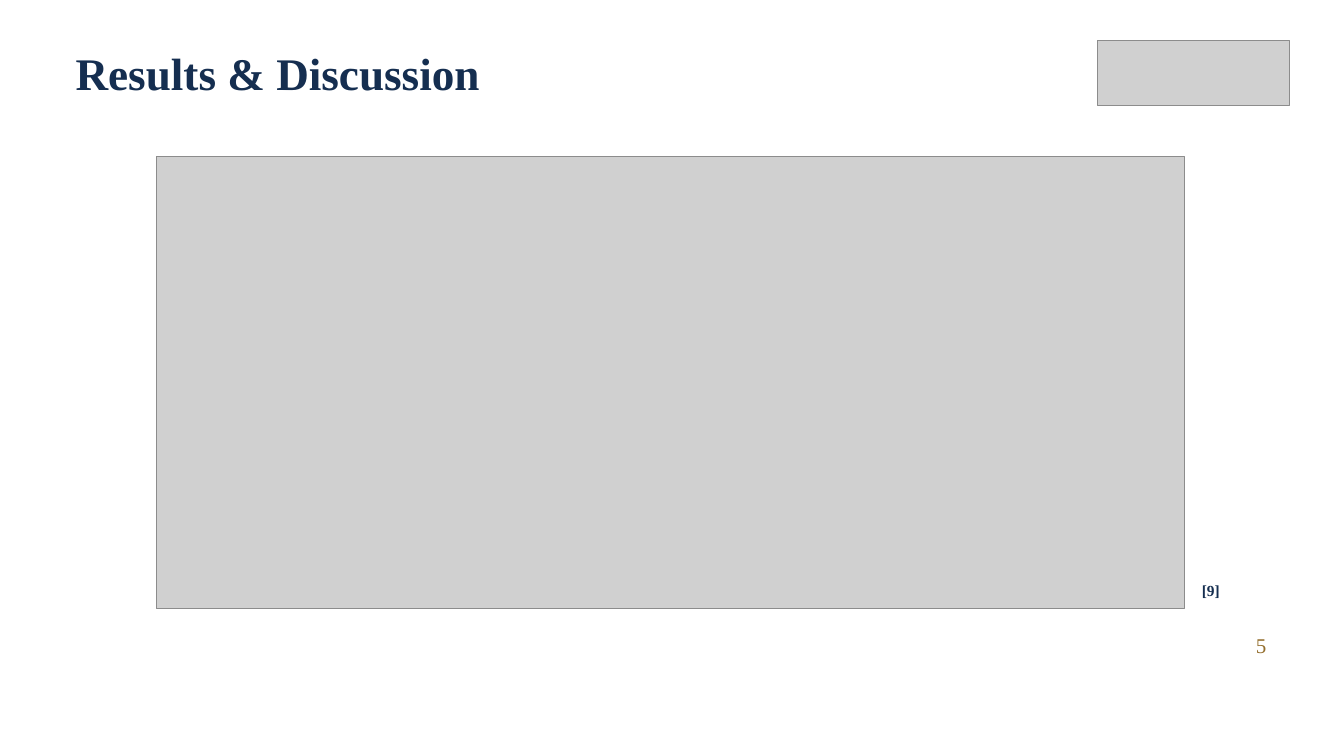
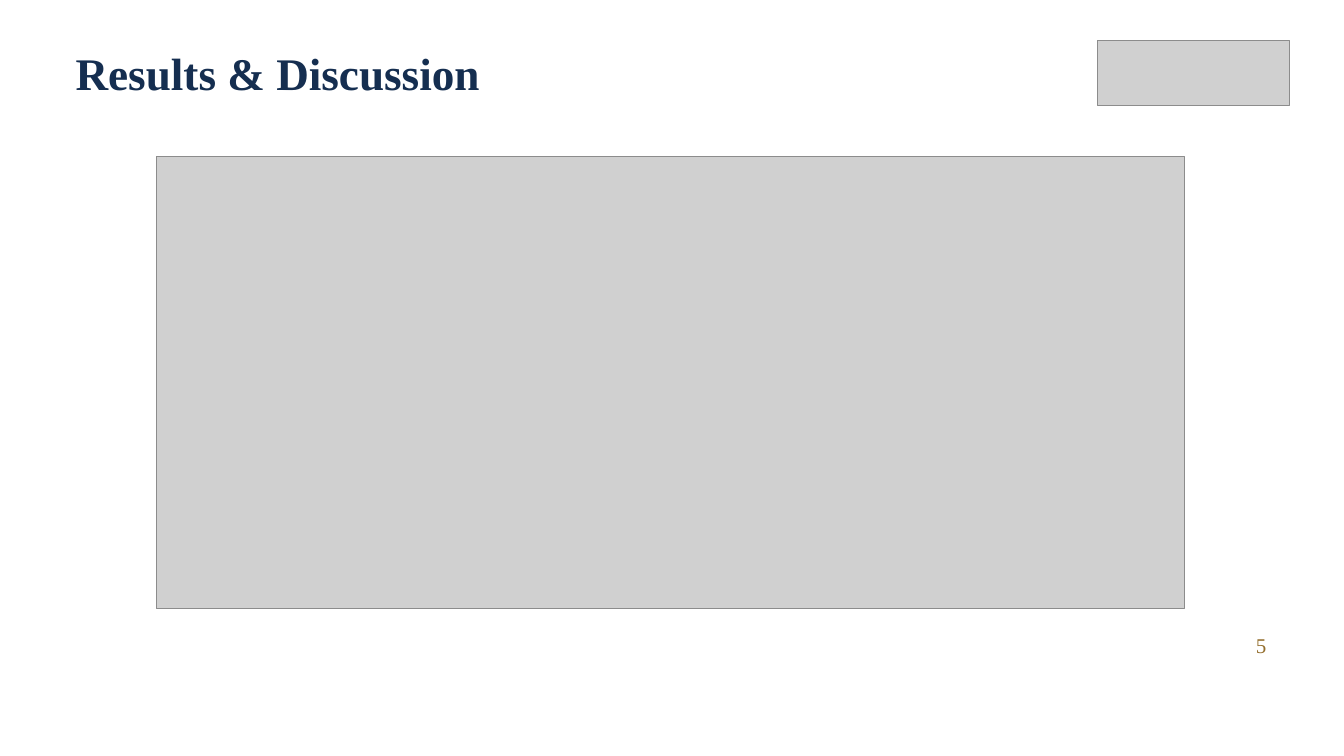
Before and after one commit to prdai/sfia-structured-skill-extraction, a slide deck: slide 5 of talk/deck/ICAC2026_564.pptx. Drawn at 1344x756 pixels with LibreOffice and Linux fonts; fonts in the diff are those of the drawing; grey boxes stand for pictures; background and template pictures are left out. Boxes give left, top, right and bottom in pixels: in the first picture for what was removed or moved away, otherwise in the second. Text is boxed around its words. In the diff, an @@ line names an element or a change of style, - is before the commit and + after.

```diff
--- a/talk/deck/ICAC2026_564.pptx
+++ b/talk/deck/ICAC2026_564.pptx
@@ text removed at [1202, 585, 1220, 598] @@
-[9]
```
Also in this commit, not shown: 3 other slides changed, 2 other files.
